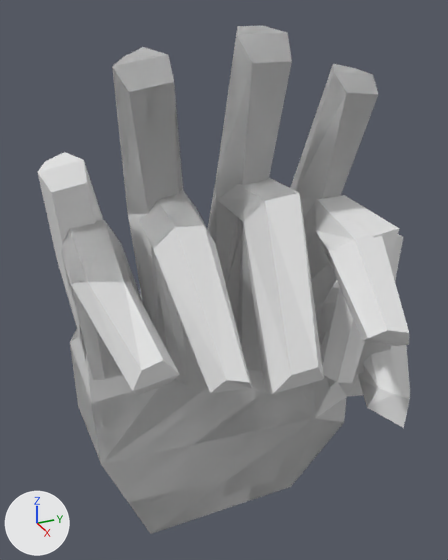
One commit to the OBJ model app/gamelib/src/data_store/data/Hand/Hand_three.obj: the scene before it, then after it.
Rendered twice from a 50 mm lens placed at (8.79, -2.44, 5.91), pointed at (0.67, 1.21, 1.85). Arrows for +X, +Y and +Z are at lower left; the lights stay in place. Where no turn or scale is listed for an object, it has been applied to the vertices.

Objects in the first picture: 'Fist_Cube.004', 'Hand_Cube', 'Holding_Cube.005', 'One_Cube.003', 'Three_Cube.001', 'Two_Cube.002'.
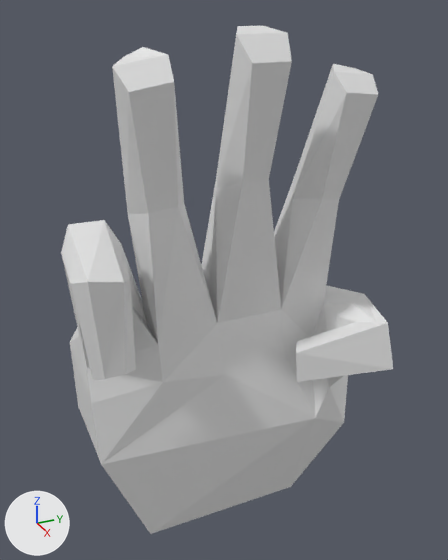
Commit message: Fixed hands.

What differs and where, as boxes (x1, y1, x2, y2) in the pictures (448 x 560 px):
```json
{"object": "Holding_Cube.005", "change": "deleted", "before": [61, 183, 410, 534]}
{"object": "Two_Cube.002", "change": "deleted", "before": [62, 26, 378, 534]}
{"object": "Hand_Cube", "change": "deleted", "before": [38, 55, 403, 464]}
{"object": "Fist_Cube.004", "change": "deleted", "before": [71, 195, 400, 418]}
{"object": "One_Cube.003", "change": "deleted", "before": [208, 64, 378, 366]}
{"object": "Three_Cube.001", "change": "unchanged, uncovered by the edit", "before": [113, 47, 178, 332], "after": [61, 26, 393, 534]}
```

Scene script edits in JSON lines:
```json
{"op": "remove", "block": "ob_fist_cube_004", "code": ["ob_fist_cube_004 = bpy.data.objects.new('Fist_Cube.004', me_fist_cube_004)", "ob_fist_cube_004.location = (0.0, 0.0, 0.0)"]}
{"op": "remove", "block": "ob_hand_cube", "code": ["ob_hand_cube = bpy.data.objects.new('Hand_Cube', me_hand_cube)", "ob_hand_cube.location = (0.0, 0.0, 0.0)"]}
{"op": "remove", "block": "ob_holding_cube_005", "code": ["ob_holding_cube_005 = bpy.data.objects.new('Holding_Cube.005', me_holding_cube_005)", "ob_holding_cube_005.location = (0.0, 0.0, 0.0)"]}
{"op": "remove", "block": "ob_one_cube_003", "code": ["ob_one_cube_003 = bpy.data.objects.new('One_Cube.003', me_one_cube_003)", "ob_one_cube_003.location = (0.0, 0.0, 0.0)"]}
{"op": "remove", "block": "ob_two_cube_002", "code": ["ob_two_cube_002 = bpy.data.objects.new('Two_Cube.002', me_two_cube_002)", "ob_two_cube_002.location = (0.0, 0.0, 0.0)"]}
```
